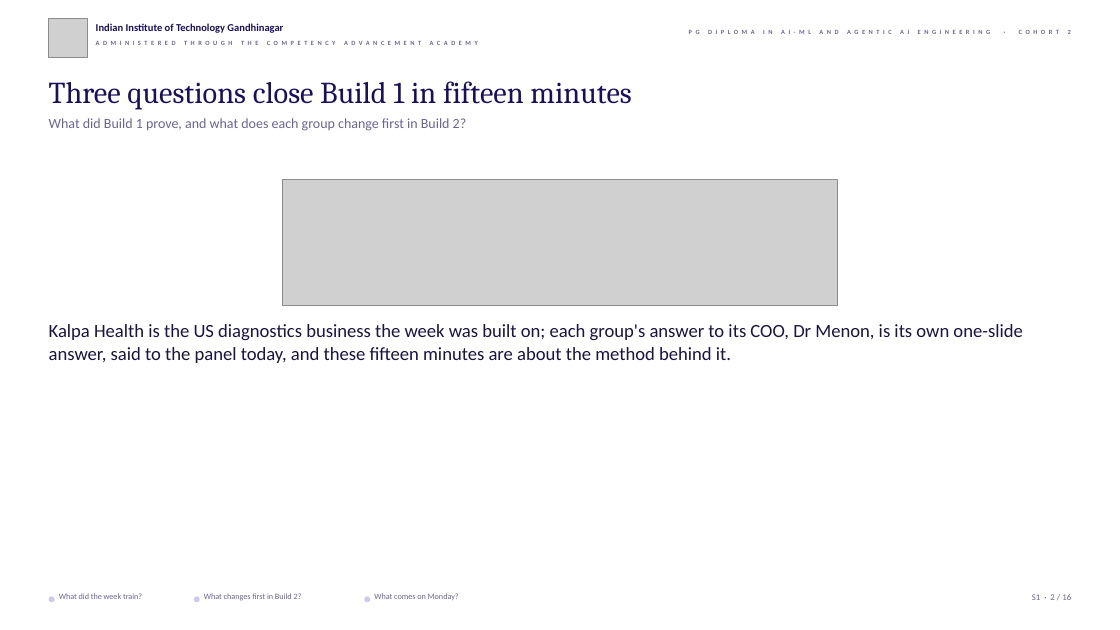
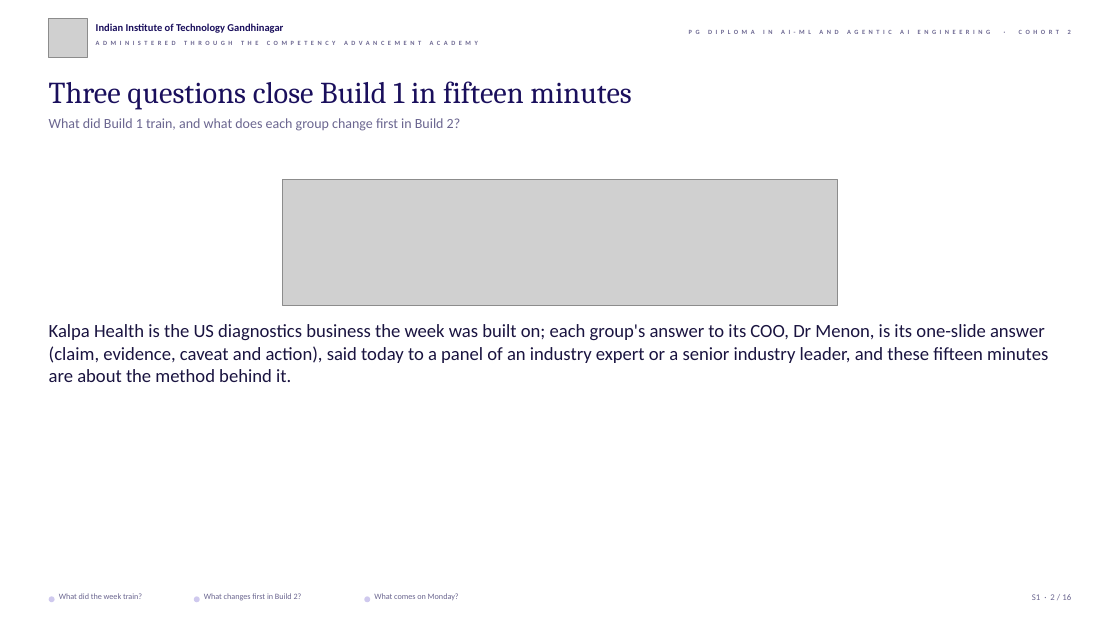
Before and after one commit to fde-academy-lab/c2-content-factory, a slide deck: slide 2 of content/W03/SAT/slides/C2_W03_SAT_week_close_STUDENT.pptx. Drawn at 1120x630 pixels with LibreOffice and Linux fonts; fonts in the diff are those of the drawing; grey boxes stand for pictures; background and template pictures are left out. Boxes give left, top, right and bottom in pixels: in the first picture for what was removed or moved away, otherwise in the second. Text is boxed around its words. In the diff, an @@ line names an element or a change of style, - is before the commit and + after.

```diff
--- a/content/W03/SAT/slides/C2_W03_SAT_week_close_STUDENT.pptx
+++ b/content/W03/SAT/slides/C2_W03_SAT_week_close_STUDENT.pptx
@@ text at [49, 118, 461, 131]: text changed @@
-What did Build 1 prove, and what does each group change first in Build 2?
+What did Build 1 train, and what does each group change first in Build 2?
@@ text at [49, 324, 1048, 382]: text changed @@
-Kalpa Health is the US diagnostics business the week was built on; each group's answer to its COO, Dr Menon, is its own one-slide answer, said to the panel today, and these fifteen minutes are about the method behind it.
+Kalpa Health is the US diagnostics business the week was built on; each group's answer to its COO, Dr Menon, is its one-slide answer (claim, evidence, caveat and action), said today to a panel of an industry expert or a senior industry leader, and these fifteen minutes are about the method behind it.
```
Also in this commit, not shown: 12 other slides changed, 3 other files.
